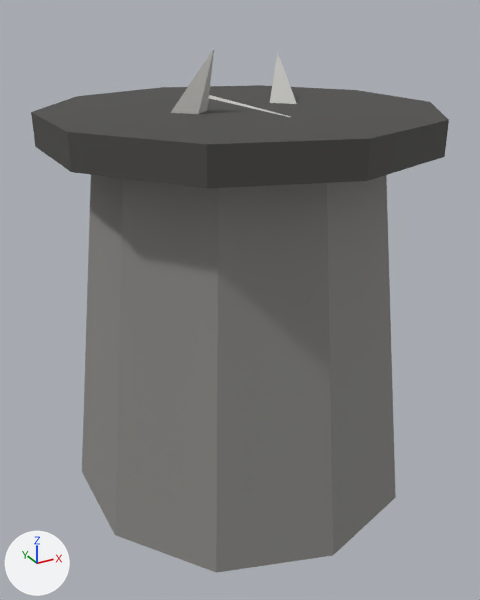
Two versions of the glTF model assets/food/food_fish_bucket_herring_04.glb, one commit apart.
Rendered twice from a 50 mm camera at (-0.307, -0.557, 0.472) aimed at (-0.007, -0.011, 0.199). Every picture has the same lights, and +X, +Y and +Z are marked at lower left. The picture after the commit comes second. Vertices at exactly the same position are counted once.

Names of what the first picture shows: 'SM_food_food_fish_bucket_herring_04'.
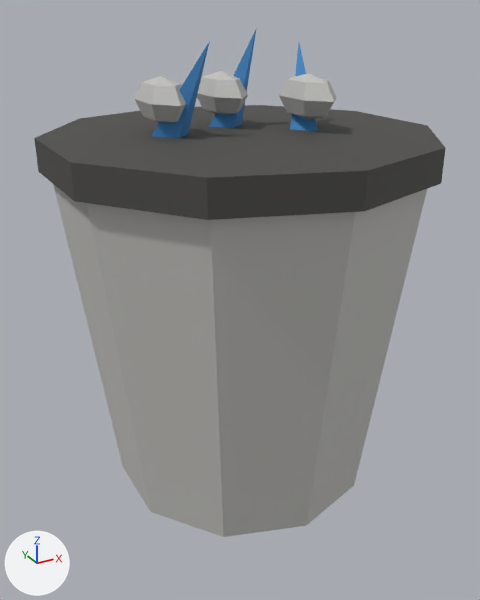
What differs and where, as boxes [x1, y1, x2, y2] in the pictures (480 x 600 px; the box of a moved part takes in the faces that stretch with it):
'SM_food_food_fish_bucket_herring_04', reshaped
    before: [31, 49, 449, 573]
    after: [34, 30, 446, 537]
part 1 of me_sm_food_food_fish_bucket_herring_04, added
    after: [53, 184, 427, 537]
part 2 of me_sm_food_food_fish_bucket_herring_04, moved or reshaped
    before: [31, 85, 449, 188]
    after: [34, 105, 446, 220]
part 3 of me_sm_food_food_fish_bucket_herring_04, added
    after: [135, 76, 186, 123]
part 4 of me_sm_food_food_fish_bucket_herring_04, added
    after: [279, 73, 336, 120]
part 5 of me_sm_food_food_fish_bucket_herring_04, added
    after: [197, 71, 248, 115]
part 6 of me_sm_food_food_fish_bucket_herring_04, rebuilt
    before: [171, 49, 214, 114]
    after: [151, 41, 210, 138]
part 7 of me_sm_food_food_fish_bucket_herring_04, rebuilt
    before: [270, 52, 297, 104]
    after: [290, 43, 317, 131]
part 8 of me_sm_food_food_fish_bucket_herring_04, deleted (mostly hidden)
    before: [209, 95, 291, 117]
part 9 of me_sm_food_food_fish_bucket_herring_04, reshaped
    before: [82, 175, 396, 573]
    after: [209, 30, 256, 128]

The change, as a diff of the scene's bpy script:
```diff
--- a/assets/food/food_fish_bucket_herring_04.glb.py
+++ b/assets/food/food_fish_bucket_herring_04.glb.py
@@ me_sm_food_food_fish_bucket_herring_04 @@
 # used by ob_sm_food_food_fish_bucket_herring_04; location = (0.0, 0.0, 0.0)
-me_sm_food_food_fish_bucket_herring_04.from_pydata(...)  # 55 vertices, 90 faces; spans x -0.178..0.178, y -0.187..0.187, z 0.0..0.442
+me_sm_food_food_fish_bucket_herring_04.from_pydata(...)  # 115 vertices, 198 faces; spans x -0.178..0.178, y -0.187..0.187, z 0.0..0.456
+# me_sm_food_food_fish_bucket_herring_04 part 1: a new loose piece, a 10-sided cut cone along z (radius 0.135 at the low end, 0.18 at the high end) spanning x -0.171..0.171, y -0.18..0.18, z 0.0..0.36, in mat_mat_palette (picture img_palette)
+# me_sm_food_food_fish_bucket_herring_04 part 2: the loose piece of 20 vertices spanning x -0.178..0.178, y -0.187..0.187, z 0.359..0.388 is moved by (0.0, 0.0, -0.022)
+# me_sm_food_food_fish_bucket_herring_04 part 3: a new loose piece, a UV sphere (6 segments, 4 rings, poles along z) spanning x -0.088..-0.052, y -0.022..0.062, z 0.375..0.417, in mat_mat_palette (picture img_palette)
+# me_sm_food_food_fish_bucket_herring_04 part 4: a new loose piece, a UV sphere (6 segments, 4 rings, poles along z) spanning x 0.042..0.078, y -0.062..0.022, z 0.375..0.417, in mat_mat_palette (picture img_palette)
+# me_sm_food_food_fish_bucket_herring_04 part 5: a new loose piece, a UV sphere (6 segments, 4 rings, poles along z) spanning x -0.018..0.018, y -0.002..0.082, z 0.375..0.417, in mat_mat_palette (picture img_palette)
+# me_sm_food_food_fish_bucket_herring_04 part 6: the loose piece of 5 vertices spanning x -0.123..-0.036, y -0.027..0.07, z 0.282..0.442 is rebuilt with 5 vertices and now spans x -0.134..-0.044, y -0.026..0.103, z 0.238..0.447
+# me_sm_food_food_fish_bucket_herring_04 part 7: the loose piece of 5 vertices spanning x -0.01..0.077, y -0.083..0.046, z 0.281..0.432 is rebuilt with 5 vertices and now spans x -0.003..0.085, y -0.11..0.035, z 0.24..0.443
+# me_sm_food_food_fish_bucket_herring_04 part 8: the loose piece of 5 vertices spanning x -0.049..0.038, y -0.077..0.089, z 0.307..0.391 is deleted
+# me_sm_food_food_fish_bucket_herring_04 part 9
+# 20 vertices are removed from x -0.171..0.171, y -0.18..0.18, z 0.0..0.382
+# 36 faces are deleted
+# 5 vertices are added at (-0.026, 0.098, 0.253), (0.011, 0.059, 0.236), (-0.03, 0.02, 0.24), (-0.067, 0.059, 0.257), (0.028, 0.021, 0.456)
+# 6 new faces join them
 me_sm_food_food_fish_bucket_herring_04.materials.append(mat_mat_palette)
```
